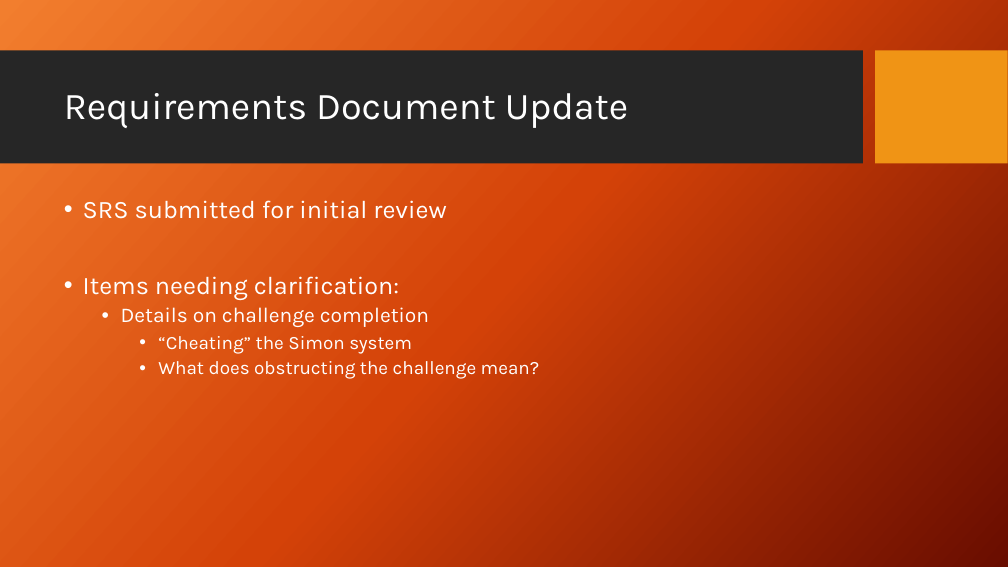
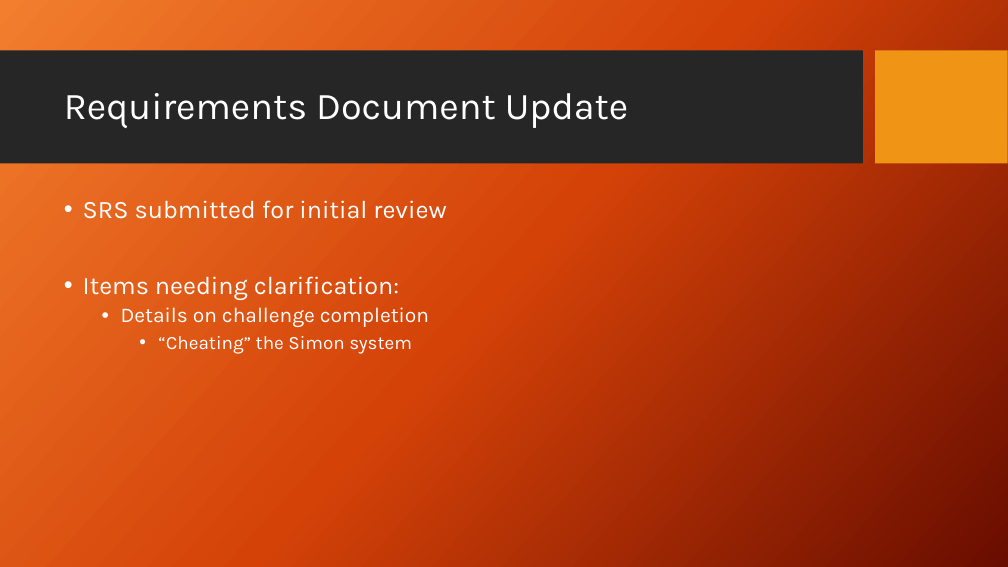
Before and after one commit to powellb1/CapStone, a slide deck: slide 2 of Documentation/Class Presentations/Are We There Yet Progress Report 2.pptx (slide 3 before the commit). Drawn at 1008x567 pixels with LibreOffice and Linux fonts; fonts in the diff are those of the drawing; background and template pictures are left out. Boxes give left, top, right and bottom in pixels: in the first picture for what was removed or moved away, otherwise in the second. Text is boxed around its words. In the diff, an @@ line names an element or a change of style, - is before the commit and + after.

```diff
--- a/Documentation/Class Presentations/Are We There Yet Progress Report 2.pptx
+++ b/Documentation/Class Presentations/Are We There Yet Progress Report 2.pptx
@@ text at <box>158,361,540,379</box>: paragraph removed @@
-    • What does obstructing the challenge mean?
```
Also in this commit, not shown: 1 slide added, 1 slide removed.
